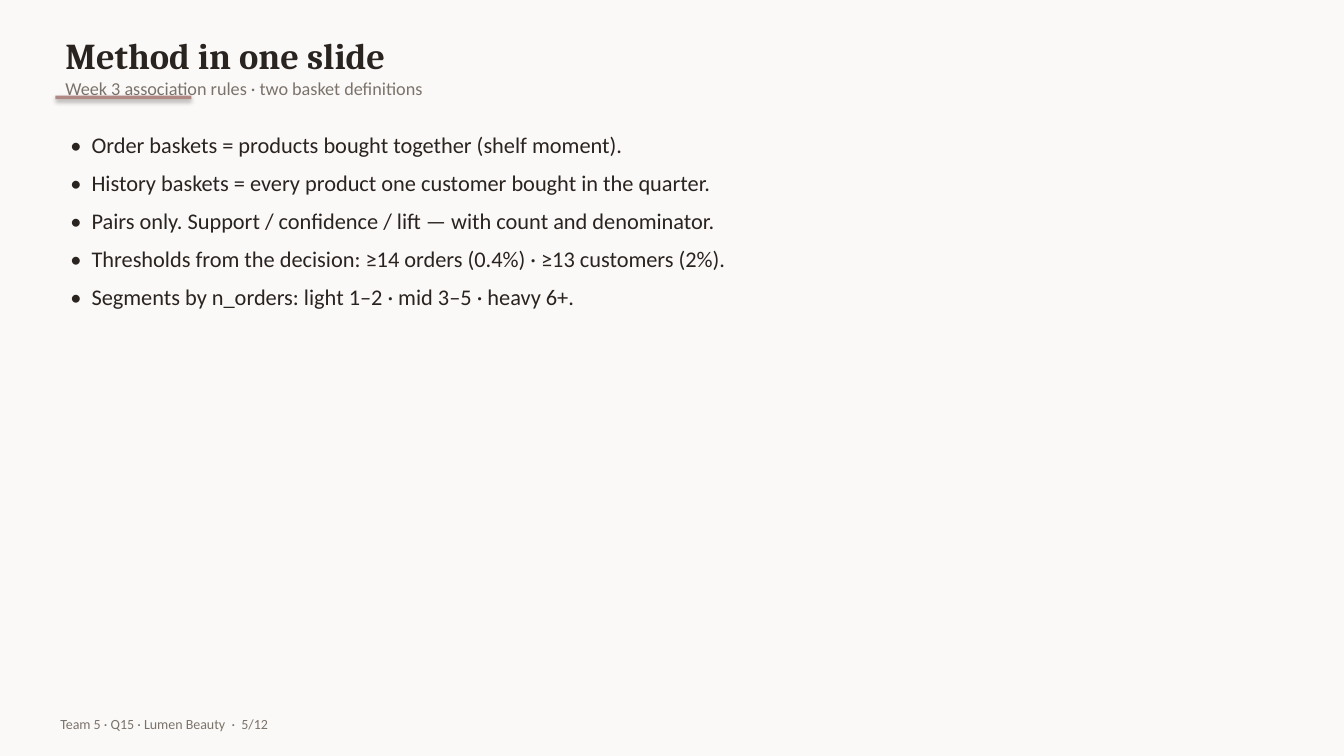
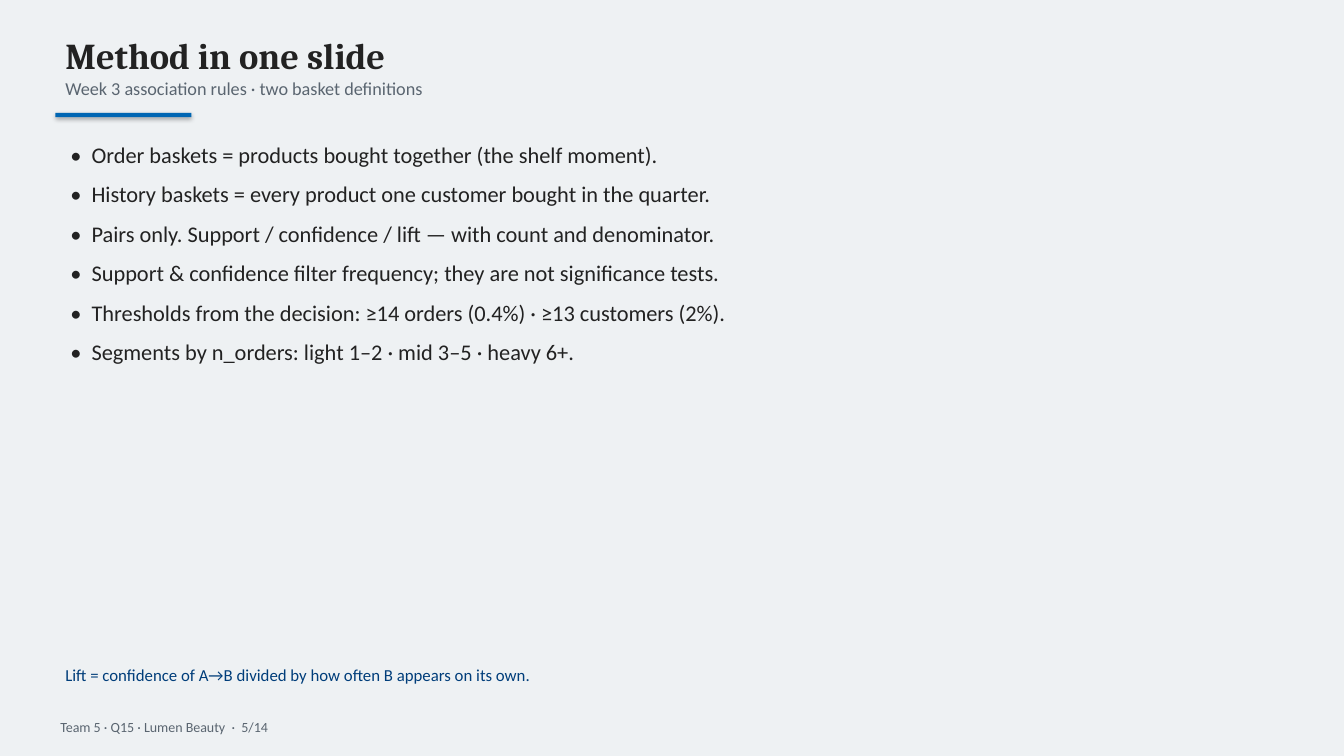
Before and after one commit to N1Rizhka/New-Media-Technology-and-Analytics---Final-Project, a slide deck: slide 5 of deliverables/Team5_Q15_pitch.pptx. Drawn at 1344x756 pixels with LibreOffice and Linux fonts; fonts in the diff are those of the drawing. Boxes give left, top, right and bottom in pixels: in the first picture for what was removed or moved away, otherwise in the second. Text is boxed around its words. In the diff, an @@ line names an element or a change of style, - is before the commit and + after.

```diff
--- a/deliverables/Team5_Q15_pitch.pptx
+++ b/deliverables/Team5_Q15_pitch.pptx
@@ rectangle at (0,0,1344,756): fill #FBF9F7 to #EEF1F3 @@
@@ text "Method in one slide" at (65,43,422,95): text colour #2A2421 to #222222 in "Method in one slide"; text colour #7A736C to #5A6570 in "Week 3 association rules · two basket ..." @@
@@ rectangle: place and size @@
-rectangle at (55,96,192,99)
+rectangle at (55,113,192,117)
@@ rectangle at (55,113,192,117): fill #B08984 to #0066B3 @@
@@ text "• Order baskets = products ...": place and size @@
-text "• Order baskets = products ..." at (92,137,725,309)
+text "• Order baskets = products ..." at (92,147,725,364)
@@ text at (92,147,657,167): text changed; text colour #2A2421 to #222222 @@
-• Order baskets = products bought together (shelf moment).
+• Order baskets = products bought together (the shelf moment).
@@ text at (92,186,725,364): text colour #2A2421 to #222222 in "• History baskets = every product one ...", "• Pairs only. Support / confidence / ...", "• Thresholds from the decision: ≥14 orders ...", "• Segments by n_orders: light 1–2 · ..."; more space between paragraphs @@
@@ text at (92,265,719,285): paragraph added @@
+• Support & confidence filter frequency; they are not significance tests.
@@ text added at (65,669,530,684), 12 pt, text #003D7A @@
+Lift = confidence of A→B divided by how often B appears on its own.
@@ text at (60,722,268,734): text changed; text colour #7A736C to #5A6570 @@
-Team 5 · Q15 · Lumen Beauty · 5/12
+Team 5 · Q15 · Lumen Beauty · 5/14
```
Also in this commit, not shown: 10 other slides changed, 3 slides added, 1 slide removed, 31 other files.
